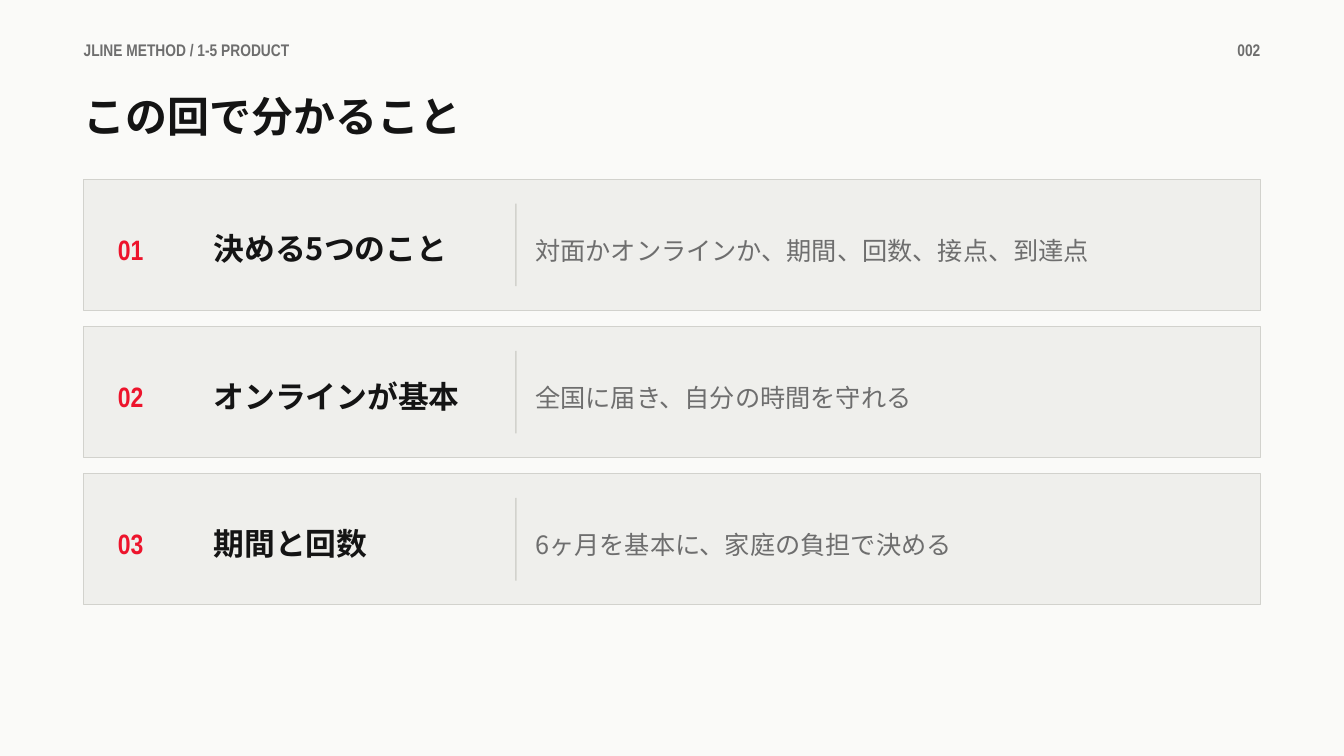
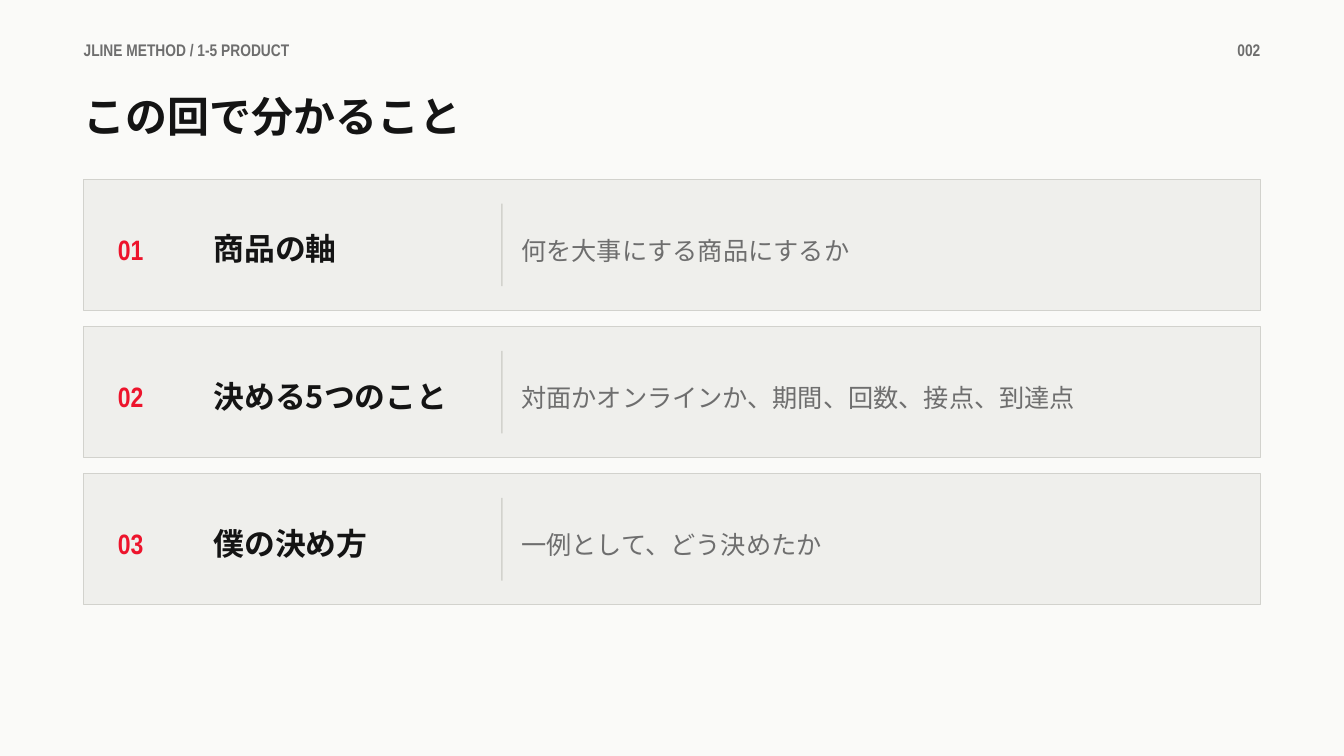
Before and after one commit to takafumisuzuki1117-sys/takafumi_suzuki, a slide deck: slide 2 of JLINEメソッド/教材/1章/1-5_商品の形.pptx. Drawn at 1344x756 pixels with LibreOffice and Linux fonts; fonts in the diff are those of the drawing. Boxes give left, top, right and bottom in pixels: in the first picture for what was removed or moved away, otherwise in the second. Text is boxed around its words. In the diff, an @@ line names an element or a change of style, - is before the commit and + after.

```diff
--- a/JLINEメソッド/教材/1章/1-5_商品の形.pptx
+++ b/JLINEメソッド/教材/1章/1-5_商品の形.pptx
@@ text at bbox=[214, 234, 337, 263]: text changed @@
-決める5つのこと
+商品の軸
@@ text at bbox=[521, 239, 849, 262]: text changed @@
-対面かオンラインか、期間、回数、接点、到達点
+何を大事にする商品にするか
@@ 3 rectangles: place and size @@
-3 rectangles at bbox=[515, 204, 516, 581]
+3 rectangles at bbox=[501, 204, 502, 581]
@@ text at bbox=[214, 382, 447, 411]: text changed @@
-オンラインが基本
+決める5つのこと
@@ text at bbox=[521, 386, 1075, 409]: text changed @@
-全国に届き、自分の時間を守れる
+対面かオンラインか、期間、回数、接点、到達点
@@ text at bbox=[214, 528, 368, 558]: text changed @@
-期間と回数
+僕の決め方
@@ text at bbox=[521, 533, 821, 556]: text changed @@
-6ヶ月を基本に、家庭の負担で決める
+一例として、どう決めたか
```
Also in this commit, not shown: 7 other slides changed, 1 slide added, 1 slide removed, 27 other files.
